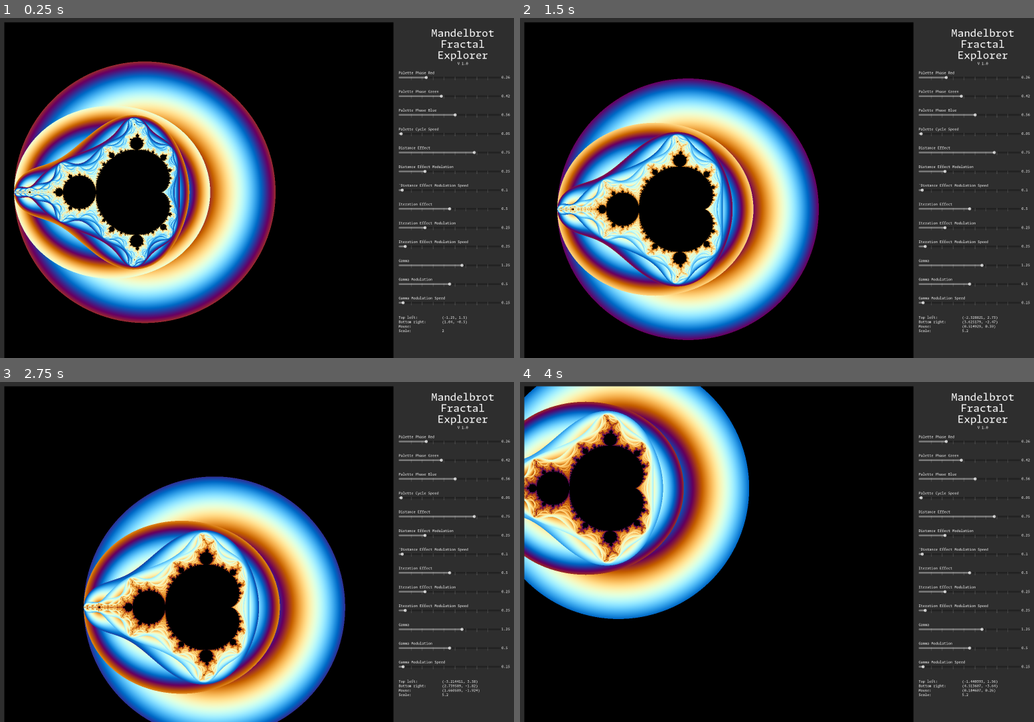
Above: before the commit, frames 1-4 (two rows, left to right).
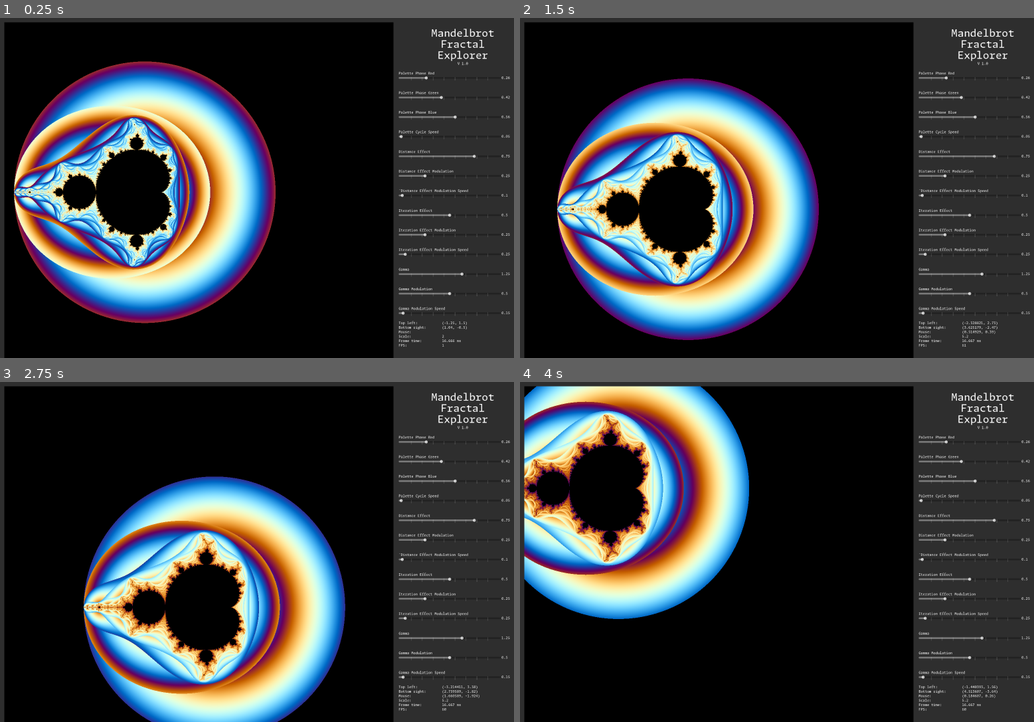
Above: after the commit, the same moments.

Repository: erlingpaulsen/godot-mandelbrot-explorer
Game: Godot game, scene res://explorer.tscn
The game is run twice, just before and just after one commit, with the same random seed, the same clock (stepped at 60 frames per second) and the same inputs.
Inputs (mouse positions are in pixels of both pictures, inside the frame that each line leads up to):
- Up to frame 1 (0.25 s): no input
- Up to frame 2 (1.5 s): tap Enter at 0.5 s; move the mouse to (900, 171) at 0.52 s; click (900, 171) at 0.67 s; tap Space at 0.77 s; drag from (679, 205) to (761, 256) at 1.27 s
- Up to frame 3 (2.75 s): move the mouse to (318, 477) at 2.02 s; click (318, 477) at 2.17 s
- Up to frame 4 (4 s): drag from (761, 620) to (627, 501) at 2.77 s; move the mouse to (946, 603) at 3.52 s; click (946, 603) at 3.67 s; tap Space at 3.77 s

The runs differ from the first frame. In frame 1, 2.4% of the frame differs, in the area x 77-100%, y 15-97%; in frame 2, 2.5%; in frame 3, 2.5%; in frame 4, 2.5%.

Commit message:
performance metrics

Diff:
--- a/explorer.tscn
+++ b/explorer.tscn
@@ -1,11 +1,9 @@
-[gd_scene load_steps=20 format=3 uid="uid://b8tvjkmbunjo0"]
+[gd_scene load_steps=19 format=3 uid="uid://b8tvjkmbunjo0"]
 
 [ext_resource type="PackedScene" uid="uid://ilni8p6uokth" path="res://mandelbrot.tscn" id="1_hjfbu"]
 [ext_resource type="Script" path="res://mandelbrot_explorer.gd" id="1_wak15"]
 [ext_resource type="FontFile" uid="uid://dgfsivmvqujnp" path="res://MonaspaceArgon-Regular.otf" id="2_4im2l"]
 [ext_resource type="PackedScene" uid="uid://1jdc1a14n4ep" path="res://parameter_control.tscn" id="2_gnk0g"]
-[ext_resource type="Script" path="res://coordinat_container.gd" id="3_f7l3h"]
-[ext_resource type="Script" path="res://scale_container.gd" id="4_pwk5v"]
 [ext_resource type="Resource" uid="uid://38ec7d3tecka" path="res://data/parameter_palette_phase_r.tres" id="5_2c763"]
 [ext_resource type="Resource" uid="uid://csnvwfrwafdlq" path="res://data/parameter_palette_phase_g.tres" id="6_flmtm"]
 [ext_resource type="Resource" uid="uid://cenmc53ju28yr" path="res://data/parameter_palette_cycle_speed.tres" id="6_nefp1"]
@@ -19,6 +17,7 @@
 [ext_resource type="Resource" uid="uid://byvvtaj7fsb2q" path="res://data/parameter_gamma.tres" id="13_o3avm"]
 [ext_resource type="Resource" uid="uid://cwc2i3ll8smw0" path="res://data/parameter_gamma_mod.tres" id="14_3vn6g"]
 [ext_resource type="Resource" uid="uid://dmhud3bh124rt" path="res://data/parameter_gamma_mod_speed.tres" id="15_x52mc"]
+[ext_resource type="PackedScene" uid="uid://cpd36bkurprlo" path="res://runtime_container.tscn" id="18_64q5g"]
 
 [node name="Explorer" type="Control" node_paths=PackedStringArray("mandelbrot_canvas", "mandelbrot_container")]
 layout_mode = 3
@@ -144,91 +143,18 @@
 layout_mode = 2
 parameter_data = ExtResource("15_x52mc")
 
-[node name="CoordinatContainer" type="VBoxContainer" parent="HBoxContainer/MarginContainer2/VSplitContainer" node_paths=PackedStringArray("top_left_value", "bottom_right_value", "mouse_value")]
+[node name="RuntimeContainer" parent="HBoxContainer/MarginContainer2/VSplitContainer" node_paths=PackedStringArray("top_left_value", "bottom_right_value", "scale_value", "mouse_value", "frametime_value", "fps_value") instance=ExtResource("18_64q5g")]
 layout_mode = 2
-size_flags_vertical = 10
-script = ExtResource("3_f7l3h")
-top_left_value = NodePath("HBoxContainer/TopLeftValue")
-bottom_right_value = NodePath("HBoxContainer2/BottomRightValue")
-mouse_value = NodePath("HBoxContainer3/MouseValue")
+top_left_value = NodePath("TopLeftContainer/TopLeftValue")
+bottom_right_value = NodePath("BottomRightContainer/BottomRightValue")
+scale_value = NodePath("ScaleContainer/ScaleValue")
+mouse_value = NodePath("MouseContainer/MouseValue")
+frametime_value = NodePath("FrametimeContainer/FrametimeValue")
+fps_value = NodePath("FPSContainer/FPSValue")
 
-[node name="HBoxContainer" type="HBoxContainer" parent="HBoxContainer/MarginContainer2/VSplitContainer/CoordinatContainer"]
-layout_mode = 2
-size_flags_vertical = 10
-
-[node name="TopLeftLabel" type="Label" parent="HBoxContainer/MarginContainer2/VSplitContainer/CoordinatContainer/HBoxContainer"]
-layout_mode = 2
-size_flags_horizontal = 3
-size_flags_vertical = 8
-theme_override_fonts/font = ExtResource("2_4im2l")
-text = "Top left:"
-
-[node name="TopLeftValue" type="Label" parent="HBoxContainer/MarginContainer2/VSplitContainer/CoordinatContainer/HBoxContainer"]
-layout_mode = 2
-size_flags_horizontal = 3
-size_flags_vertical = 8
-size_flags_stretch_ratio = 2.0
-theme_override_fonts/font = ExtResource("2_4im2l")
-
-[node name="HBoxContainer2" type="HBoxContainer" parent="HBoxContainer/MarginContainer2/VSplitContainer/CoordinatContainer"]
-layout_mode = 2
-size_flags_vertical = 10
-
-[node name="BottomRightLabel" type="Label" parent="HBoxContainer/MarginContainer2/VSplitContainer/CoordinatContainer/HBoxContainer2"]
-layout_mode = 2
-size_flags_horizontal = 3
-size_flags_vertical = 8
-theme_override_fonts/font = ExtResource("2_4im2l")
-text = "Bottom right:"
-
-[node name="BottomRightValue" type="Label" parent="HBoxContainer/MarginContainer2/VSplitContainer/CoordinatContainer/HBoxContainer2"]
-layout_mode = 2
-size_flags_horizontal = 3
-size_flags_vertical = 8
-size_flags_stretch_ratio = 2.0
-theme_override_fonts/font = ExtResource("2_4im2l")
-
-[node name="HBoxContainer3" type="HBoxContainer" parent="HBoxContainer/MarginContainer2/VSplitContainer/CoordinatContainer"]
-layout_mode = 2
-size_flags_vertical = 10
-
-[node name="MouseLabel" type="Label" parent="HBoxContainer/MarginContainer2/VSplitContainer/CoordinatContainer/HBoxContainer3"]
-layout_mode = 2
-size_flags_horizontal = 3
-size_flags_vertical = 8
-theme_override_fonts/font = ExtResource("2_4im2l")
-text = "Mouse:"
-
-[node name="MouseValue" type="Label" parent="HBoxContainer/MarginContainer2/VSplitContainer/CoordinatContainer/HBoxContainer3"]
-layout_mode = 2
-size_flags_horizontal = 3
-size_flags_vertical = 8
-size_flags_stretch_ratio = 2.0
-theme_override_fonts/font = ExtResource("2_4im2l")
-
-[node name="ScaleContainer" type="HBoxContainer" parent="HBoxContainer/MarginContainer2/VSplitContainer" node_paths=PackedStringArray("scale_value")]
-layout_mode = 2
-size_flags_vertical = 2
-script = ExtResource("4_pwk5v")
-scale_value = NodePath("ScaleValue")
-
-[node name="ScaleLabel" type="Label" parent="HBoxContainer/MarginContainer2/VSplitContainer/ScaleContainer"]
-layout_mode = 2
-size_flags_horizontal = 3
-size_flags_vertical = 0
-theme_override_fonts/font = ExtResource("2_4im2l")
-text = "Scale:"
-
-[node name="ScaleValue" type="Label" parent="HBoxContainer/MarginContainer2/VSplitContainer/ScaleContainer"]
-layout_mode = 2
-size_flags_horizontal = 3
-size_flags_vertical = 0
-size_flags_stretch_ratio = 2.0
-theme_override_fonts/font = ExtResource("2_4im2l")
-
-[connection signal="coordinates_updated" from="HBoxContainer/MarginContainer/Mandelbrot" to="HBoxContainer/MarginContainer2/VSplitContainer/CoordinatContainer" method="_on_mandelbrot_coordinates_updated"]
-[connection signal="local_mouse_coordinates_updated" from="HBoxContainer/MarginContainer/Mandelbrot" to="HBoxContainer/MarginContainer2/VSplitContainer/CoordinatContainer" method="_on_mandelbrot_local_mouse_coordinates_updated"]
-[connection signal="scale_updated" from="HBoxContainer/MarginContainer/Mandelbrot" to="HBoxContainer/MarginContainer2/VSplitContainer/ScaleContainer" method="_on_mandelbrot_scale_updated"]
+[connection signal="coordinates_updated" from="HBoxContainer/MarginContainer/Mandelbrot" to="HBoxContainer/MarginContainer2/VSplitContainer/RuntimeContainer" method="_on_mandelbrot_coordinates_updated"]
+[connection signal="local_mouse_coordinates_updated" from="HBoxContainer/MarginContainer/Mandelbrot" to="HBoxContainer/MarginContainer2/VSplitContainer/RuntimeContainer" method="_on_mandelbrot_local_mouse_coordinates_updated"]
+[connection signal="scale_updated" from="HBoxContainer/MarginContainer/Mandelbrot" to="HBoxContainer/MarginContainer2/VSplitContainer/RuntimeContainer" method="_on_mandelbrot_scale_updated"]
 [connection signal="parameter_changed" from="HBoxContainer/MarginContainer2/VSplitContainer/PalettePhaseRed" to="HBoxContainer/MarginContainer/Mandelbrot" method="_on_palette_phase_red_parameter_changed"]
 [connection signal="parameter_changed" from="HBoxContainer/MarginContainer2/VSplitContainer/PalettePhaseGreen" to="HBoxContainer/MarginContainer/Mandelbrot" method="_on_palette_phase_green_parameter_changed"]
 [connection signal="parameter_changed" from="HBoxContainer/MarginContainer2/VSplitContainer/PalettePhaseBlue" to="HBoxContainer/MarginContainer/Mandelbrot" method="_on_palette_phase_blue_parameter_changed"]
--- /dev/null
+++ b/runtime_container.gd
@@ -0,0 +1,24 @@
+extends VBoxContainer
+
+@export var top_left_value: Label
+@export var bottom_right_value: Label
+@export var scale_value: Label
+@export var mouse_value: Label
+@export var frametime_value: Label
+@export var fps_value: Label
+
+func _process(_delta: float):
+	frametime_value.text = str(Performance.get_monitor(Performance.TIME_PROCESS) * 1000) + ' ms'
+	fps_value.text = str(Performance.get_monitor(Performance.TIME_FPS))
+
+func _on_mandelbrot_coordinates_updated(top_left: Vector2, bottom_right: Vector2) -> void:
+	top_left_value.text = str(top_left)
+	bottom_right_value.text = str(bottom_right)
+
+
+func _on_mandelbrot_local_mouse_coordinates_updated(mouse_pos: Vector2) -> void:
+	mouse_value.text = str(mouse_pos)
+
+
+func _on_mandelbrot_scale_updated(new_scale: float) -> void:
+	scale_value.text = str(new_scale)
--- /dev/null
+++ b/runtime_container.tscn
@@ -0,0 +1,122 @@
+[gd_scene load_steps=3 format=3 uid="uid://cpd36bkurprlo"]
+
+[ext_resource type="Script" path="res://runtime_container.gd" id="1_46sn5"]
+[ext_resource type="FontFile" uid="uid://dgfsivmvqujnp" path="res://MonaspaceArgon-Regular.otf" id="2_p74bf"]
+
+[node name="RuntimeContainer" type="VBoxContainer" node_paths=PackedStringArray("top_left_value", "bottom_right_value", "scale_value", "mouse_value", "frametime_value", "fps_value")]
+size_flags_vertical = 10
+script = ExtResource("1_46sn5")
+top_left_value = NodePath("TopLeftContainer/TopLeftValue")
+bottom_right_value = NodePath("BottomRightContainer/BottomRightValue")
+scale_value = NodePath("ScaleContainer/ScaleValue")
+mouse_value = NodePath("MouseContainer/MouseValue")
+frametime_value = NodePath("FrametimeContainer/FrametimeValue")
+fps_value = NodePath("FPSContainer/FPSValue")
+
+[node name="TopLeftContainer" type="HBoxContainer" parent="."]
+layout_mode = 2
+size_flags_vertical = 10
+
+[node name="TopLeftLabel" type="Label" parent="TopLeftContainer"]
+layout_mode = 2
+size_flags_horizontal = 3
+size_flags_vertical = 8
+theme_override_fonts/font = ExtResource("2_p74bf")
+text = "Top left:"
+
+[node name="TopLeftValue" type="Label" parent="TopLeftContainer"]
+layout_mode = 2
+size_flags_horizontal = 3
+size_flags_vertical = 8
+size_flags_stretch_ratio = 2.0
+theme_override_fonts/font = ExtResource("2_p74bf")
+
+[node name="BottomRightContainer" type="HBoxContainer" parent="."]
+layout_mode = 2
+size_flags_vertical = 10
+
+[node name="BottomRightLabel" type="Label" parent="BottomRightContainer"]
+layout_mode = 2
+size_flags_horizontal = 3
+size_flags_vertical = 8
+theme_override_fonts/font = ExtResource("2_p74bf")
+text = "Bottom right:"
+
+[node name="BottomRightValue" type="Label" parent="BottomRightContainer"]
+layout_mode = 2
+size_flags_horizontal = 3
+size_flags_vertical = 8
+size_flags_stretch_ratio = 2.0
+theme_override_fonts/font = ExtResource("2_p74bf")
+
+[node name="MouseContainer" type="HBoxContainer" parent="."]
+layout_mode = 2
+size_flags_vertical = 10
+
+[node name="MouseLabel" type="Label" parent="MouseContainer"]
+layout_mode = 2
+size_flags_horizontal = 3
+size_flags_vertical = 8
+theme_override_fonts/font = ExtResource("2_p74bf")
+text = "Mouse:"
+
+[node name="MouseValue" type="Label" parent="MouseContainer"]
+layout_mode = 2
+size_flags_horizontal = 3
+size_flags_vertical = 8
+size_flags_stretch_ratio = 2.0
+theme_override_fonts/font = ExtResource("2_p74bf")
+
+[node name="ScaleContainer" type="HBoxContainer" parent="."]
+layout_mode = 2
+size_flags_vertical = 10
+
+[node name="ScaleLabel" type="Label" parent="ScaleContainer"]
+layout_mode = 2
+size_flags_horizontal = 3
+size_flags_vertical = 8
+theme_override_fonts/font = ExtResource("2_p74bf")
+text = "Scale:"
+
+[node name="ScaleValue" type="Label" parent="ScaleContainer"]
+layout_mode = 2
+size_flags_horizontal = 3
+size_flags_vertical = 8
+size_flags_stretch_ratio = 2.0
+theme_override_fonts/font = ExtResource("2_p74bf")
+
+[node name="FrametimeContainer" type="HBoxContainer" parent="."]
+layout_mode = 2
+size_flags_vertical = 10
+
+[node name="FrametimeLabel" type="Label" parent="FrametimeContainer"]
+layout_mode = 2
+size_flags_horizontal = 3
+size_flags_vertical = 8
+theme_override_fonts/font = ExtResource("2_p74bf")
+text = "Frame time:"
+
+[node name="FrametimeValue" type="Label" parent="FrametimeContainer"]
+layout_mode = 2
+size_flags_horizontal = 3
+size_flags_vertical = 8
+size_flags_stretch_ratio = 2.0
+theme_override_fonts/font = ExtResource("2_p74bf")
+
+[node name="FPSContainer" type="HBoxContainer" parent="."]
+layout_mode = 2
+size_flags_vertical = 10
+
+[node name="FPSLabel" type="Label" parent="FPSContainer"]
+layout_mode = 2
+size_flags_horizontal = 3
+size_flags_vertical = 8
+theme_override_fonts/font = ExtResource("2_p74bf")
+text = "FPS:"
+
+[node name="FPSValue" type="Label" parent="FPSContainer"]
+layout_mode = 2
+size_flags_horizontal = 3
+size_flags_vertical = 8
+size_flags_stretch_ratio = 2.0
+theme_override_fonts/font = ExtResource("2_p74bf")
